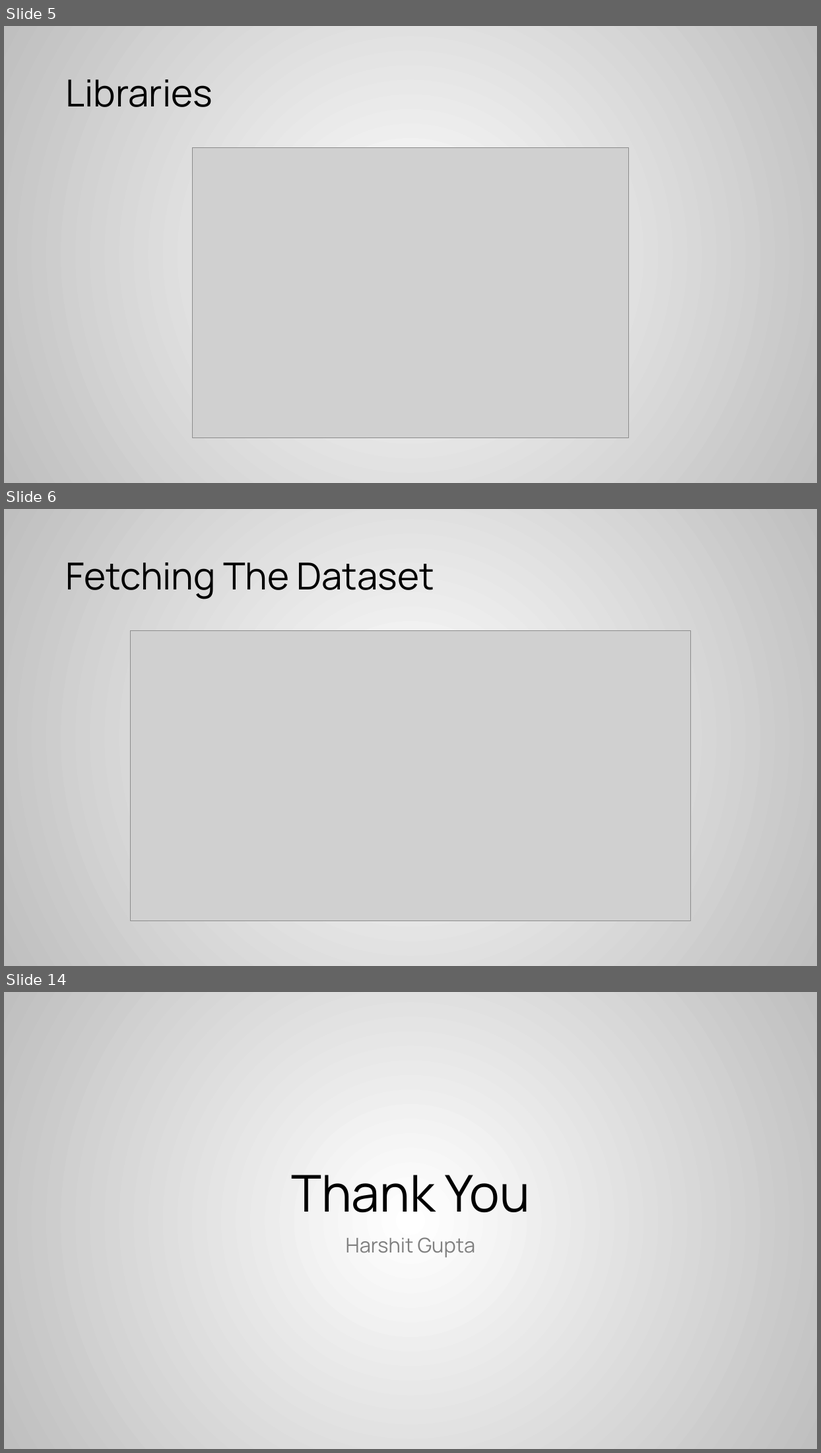
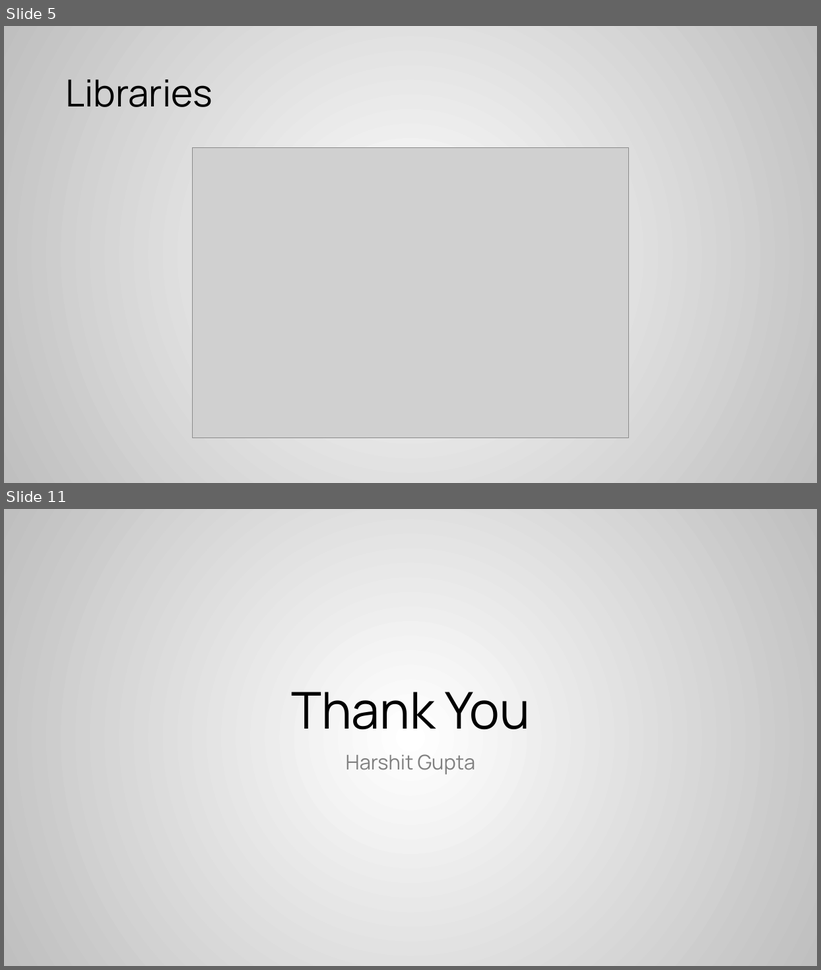
Before and after one commit to harshitgupta5/Chest-Pneumonia-Detection, a slide deck: Project/Chest Pneumonia Detection 2.pptx. Shown one above the other, each under a label of ours: slides 5, 6 and 14 before the commit, slides 5 and 11 after it; the slides between them are not shown. The pictures are 821x1453 and 821x970 pixels, drawn with LibreOffice and Linux fonts; fonts in the diff are those of the drawing; grey boxes stand for pictures. Boxes give left, top, right and bottom in pixels: in the first picture for what was removed or moved away, otherwise in the second. Text is boxed around its words. In the diff, an @@ line names an element or a change of style, - is before the commit and + after.

```diff
--- a/Project/Chest Pneumonia Detection 2.pptx
+++ b/Project/Chest Pneumonia Detection 2.pptx
@@ slide 6 removed at box(4, 509, 817, 966), background gradient #FFFFFF to #BFBFBF @@
@@ title removed at box(66, 562, 434, 599) @@
-Fetching The Dataset
@@ picture removed at box(130, 631, 692, 921) @@
@@ what was slide 14 is now slide 11 @@
```
Also in this commit, not shown: 5 slides changed, 2 other slides removed.
